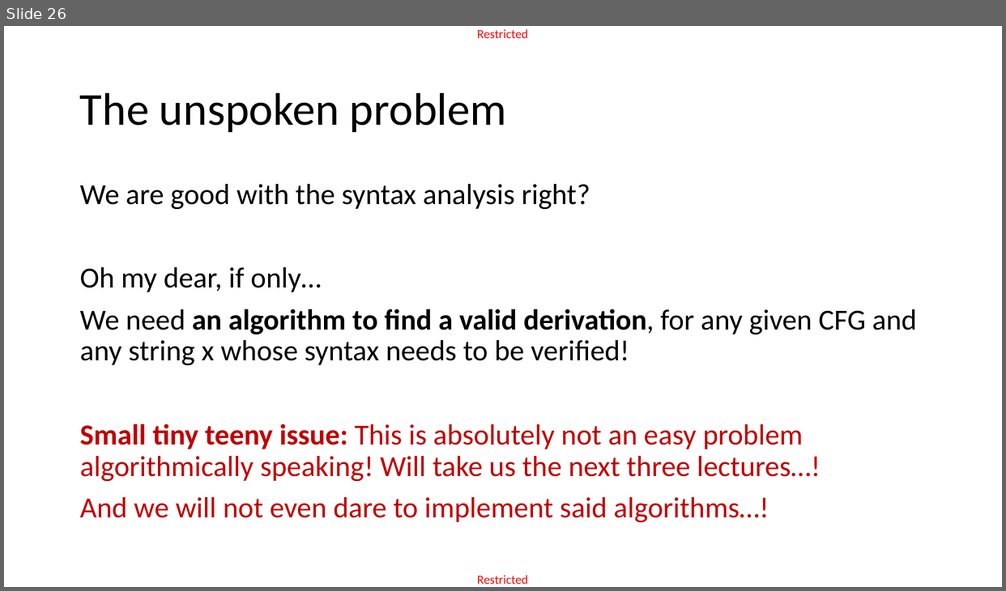
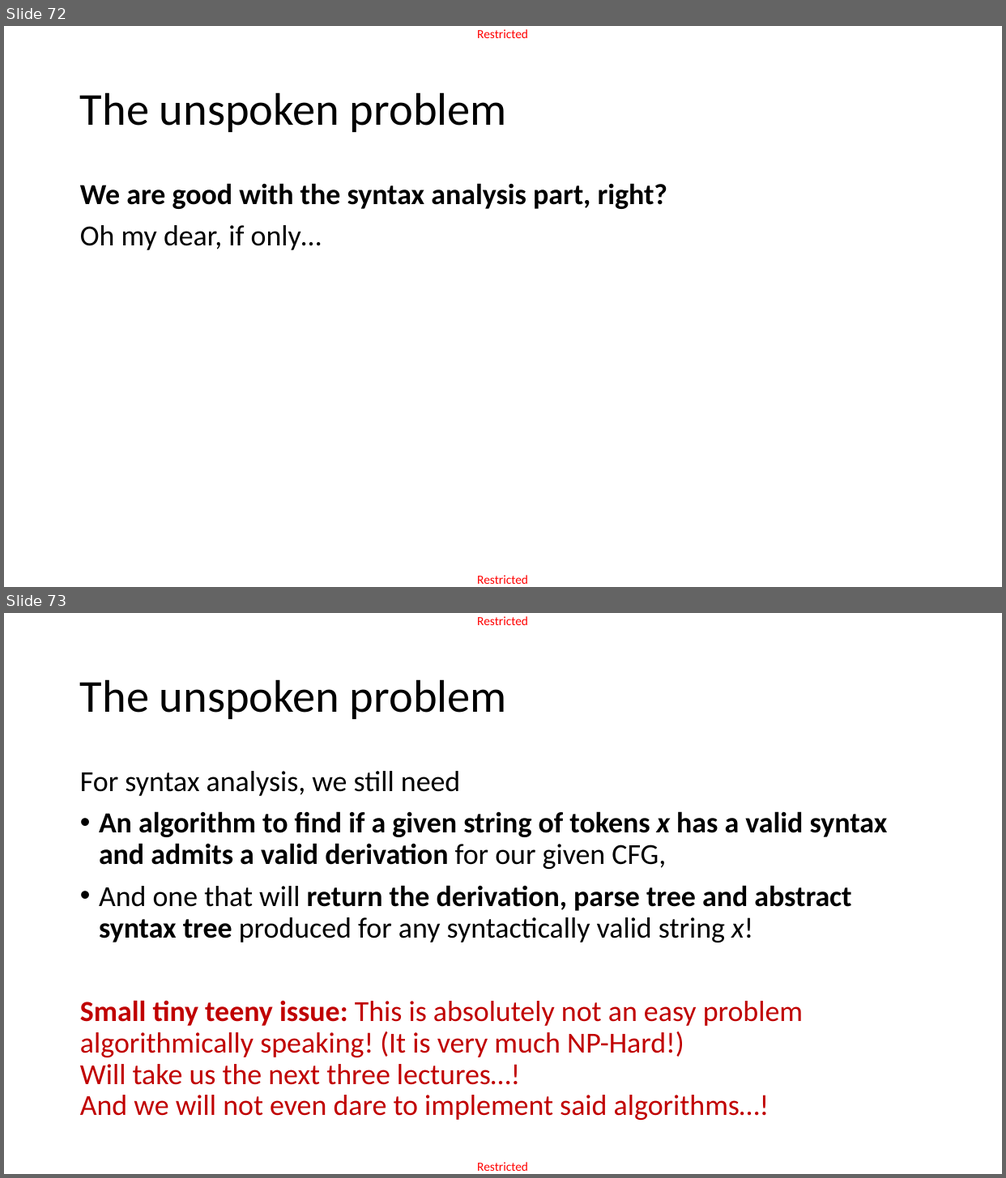
Before and after one commit to matthieudemari/SUTD_PLC_50_051, a slide deck: W10/W10S3/W10S3.pptx. Shown one above the other, each under a label of ours: slide 26 before the commit, slides 72 and 73 after it. The pictures are 1006x591 and 1006x1178 pixels, drawn with LibreOffice and Linux fonts; fonts in the diff are those of the drawing. Boxes give left, top, right and bottom in pixels: in the first picture for what was removed or moved away, otherwise in the second. Text is boxed around its words. In the diff, an @@ line names an element or a change of style, - is before the commit and + after.

```diff
--- a/W10/W10S3/W10S3.pptx
+++ b/W10/W10S3/W10S3.pptx
@@ slide 73 added at (x1=4, y1=613, x2=1002, y2=1174), background #FFFFFF; not listed: 2 template elements that a slide beside it also shows @@
@@ title added at (x1=80, y1=679, x2=507, y2=719), 44 pt, text #000000 @@
+The unspoken problem
@@ text added at (x1=80, y1=771, x2=888, y2=1120), 28 pt, text #000000 @@
+For syntax analysis, we still need
+• An algorithm to find if a given string of tokens x has a valid syntax and admits a valid derivation for our given CFG,
+• And one that will return the derivation, parse tree and abstract syntax tree produced for any syntactically valid string x!
+Small tiny teeny issue: This is absolutely not an easy problem algorithmically speaking! (It is very much NP-Hard!)
+Will take us the next three lectures…!
+And we will not even dare to implement said algorithms…!
@@ what was slide 26 is now slide 72 @@
@@ slide 72 changed as well @@
@@ text at (x1=80, y1=183, x2=668, y2=209): text changed; bold on @@
-We are good with the syntax analysis right?
+We are good with the syntax analysis part, right?
@@ text at (x1=80, y1=309, x2=917, y2=523): paragraphs removed @@
-We need an algorithm to find a valid derivation, for any given CFG and any string x whose syntax needs to be verified!
-Small tiny teeny issue: This is absolutely not an easy problem algorithmically speaking! Will take us the next three lectures…!
-And we will not even dare to implement said algorithms…!
```
Also in this commit, not shown: 4 other slides changed, 66 other slides added, 6 slides removed, 3 other files.
